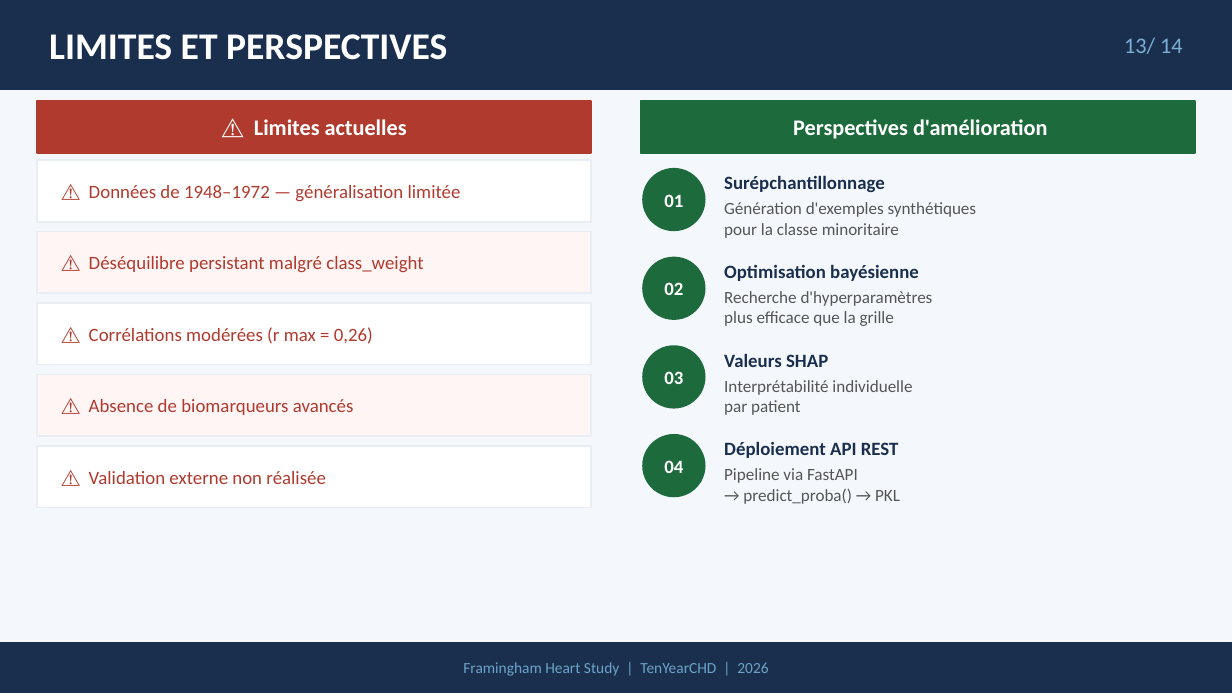
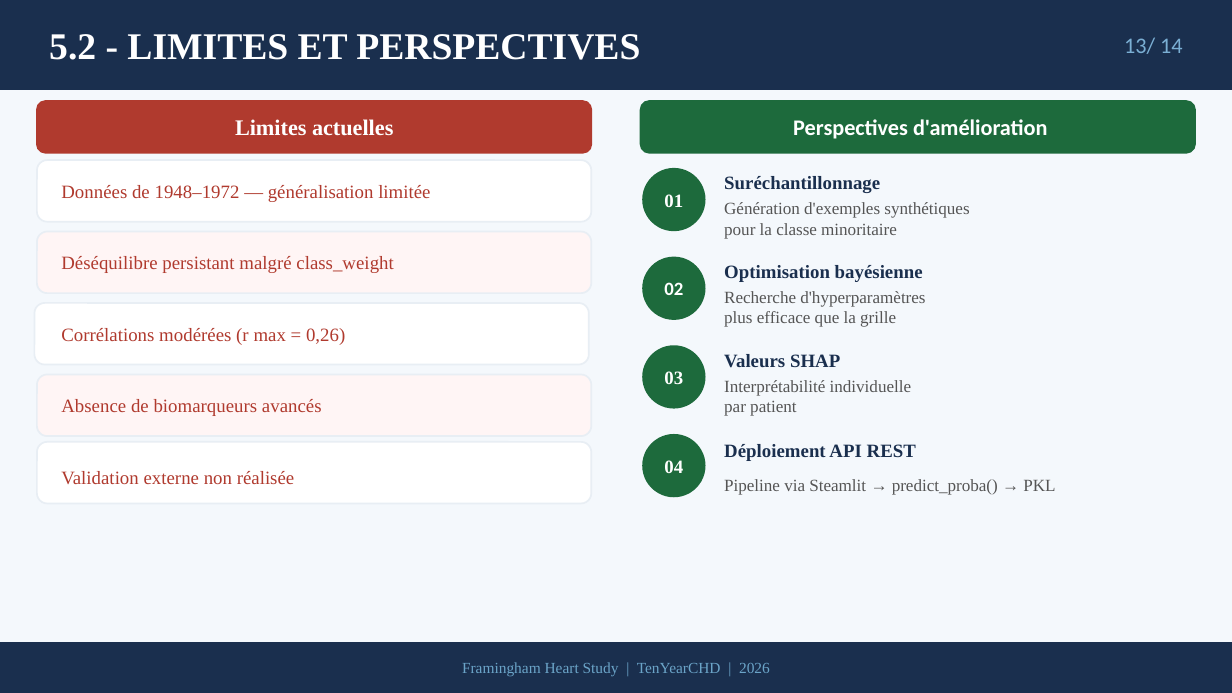
Before and after one commit to daril-dielh/Maladie-Coronarienne-10-ans, a slide deck: slide 13 of presentation/presentation.pptx. Drawn at 1232x693 pixels with LibreOffice and Linux fonts; fonts in the diff are those of the drawing. Boxes give left, top, right and bottom in pixels: in the first picture for what was removed or moved away, otherwise in the second. Text is boxed around its words. In the diff, an @@ line names an element or a change of style, - is before the commit and + after.

```diff
--- a/presentation/presentation.pptx
+++ b/presentation/presentation.pptx
@@ text at [49, 34, 640, 60]: text changed; font Calibri to Times New Roman @@
-LIMITES ET PERSPECTIVES
+5.2 - LIMITES ET PERSPECTIVES
@@ text at [235, 119, 393, 136]: text changed; font Calibri to Times New Roman @@
-⚠ Limites actuelles
+Limites actuelles
@@ text at [724, 176, 880, 193]: text changed; font Calibri to Times New Roman @@
-Surépchantillonnage
+Suréchantillonnage
@@ text at [61, 185, 430, 202]: text changed; font Calibri to Times New Roman @@
-⚠ Données de 1948–1972 — généralisation limitée
+Données de 1948–1972 — généralisation limitée
@@ text at [61, 256, 393, 273]: text changed; font Calibri to Times New Roman @@
-⚠ Déséquilibre persistant malgré class_weight
+Déséquilibre persistant malgré class_weight
@@ text at [61, 328, 345, 345]: text changed; font Calibri to Times New Roman @@
-⚠ Corrélations modérées (r max = 0,26)
+Corrélations modérées (r max = 0,26)
@@ text at [61, 399, 322, 416]: text changed; font Calibri to Times New Roman @@
-⚠ Absence de biomarqueurs avancés
+Absence de biomarqueurs avancés
@@ rectangle to rounded rectangle in 7 elements at [37, 101, 591, 153], [37, 160, 591, 222], [37, 232, 591, 293], [37, 375, 591, 436], [641, 101, 1195, 153], [34, 303, 589, 365], [37, 442, 591, 504] @@
@@ rounded rectangle: place and size @@
-rounded rectangle at [37, 446, 591, 508]
+rounded rectangle at [37, 442, 591, 504]
@@ font Calibri to Times New Roman in 9 elements at [724, 202, 969, 239], [724, 265, 923, 282], [724, 291, 925, 327], [664, 371, 683, 384], [724, 354, 840, 368], [724, 380, 911, 416], [664, 460, 683, 473], [462, 662, 770, 676], [724, 444, 916, 461] @@
@@ text at [61, 471, 294, 484]: text changed; font Calibri to Times New Roman @@
-⚠ Validation externe non réalisée
+Validation externe non réalisée
@@ text at [724, 479, 1055, 495]: text changed; font Calibri to Times New Roman @@
-Pipeline via FastAPI
-→ predict_proba() → PKL
+Pipeline via Steamlit → predict_proba() → PKL
```
Also in this commit, not shown: 13 other slides changed, 4 other files.
